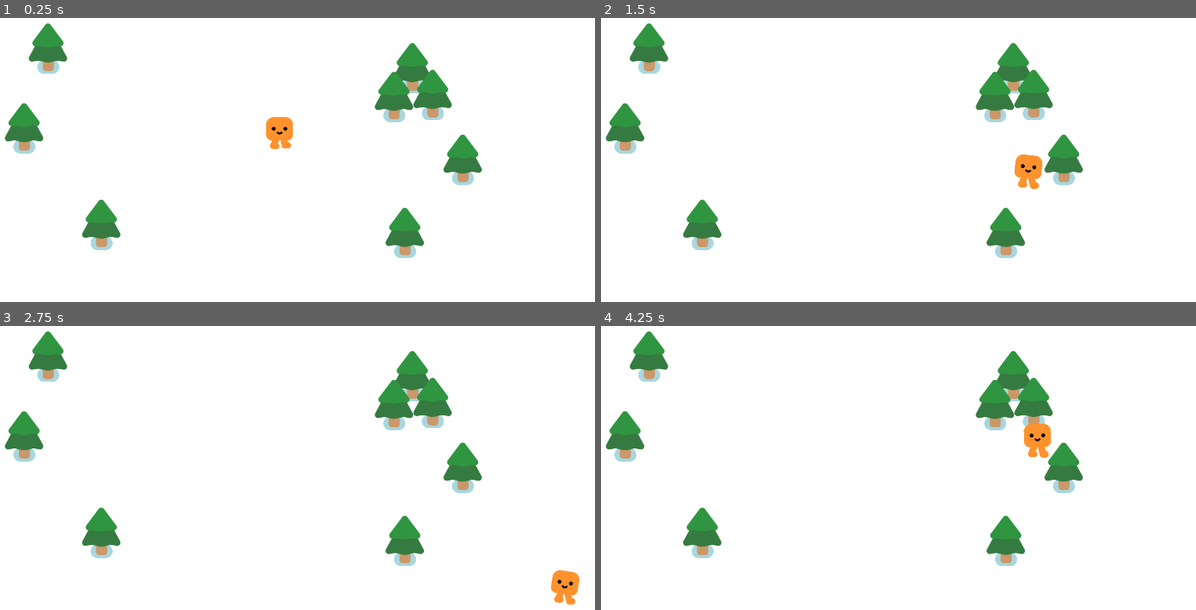
Above: before the commit, frames 1-4 (two rows, left to right).
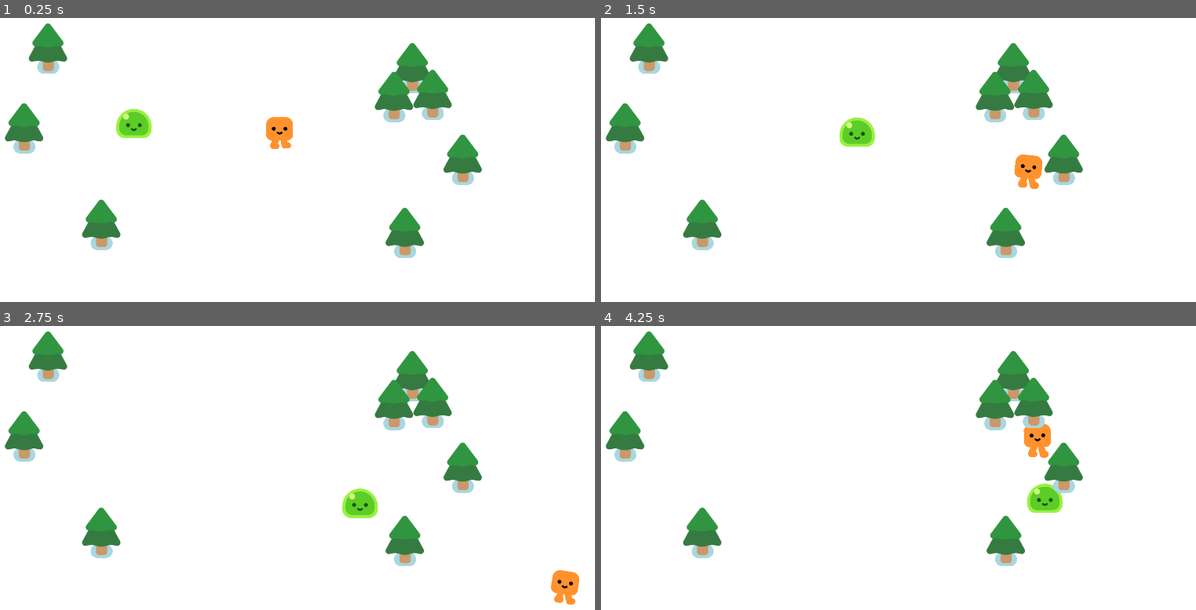
Above: after the commit, the same moments.

Repository: zzhouj/first_2d_game_from_zero
Game: Godot game, scene res://game.tscn
Same seed, same stepped clock (60 frames per second), same inputs: the game is played once before the commit and once after it.
Inputs:
- Up to frame 1 (0.25 s): no input
- Up to frame 2 (1.5 s): hold D (move_right) 0.53-1.28 s; hold S (move_down) from 1.28 s (still down)
- Up to frame 3 (2.75 s): release S (move_down) at 2.03 s; hold D (move_right) from 2.03 s (still down)
- Up to frame 4 (4.25 s): release D (move_right) at 2.78 s; hold W (move_up) 2.78-3.53 s; hold A (move_left) from 3.53 s (still down)

The runs differ from the first frame. In frame 1, 0.5% of the frame differs, in the area x 19-26%, y 32-43%; in frame 2, 0.5%; in frame 3, 0.5%; in frame 4, 0.6%, in the area x 71-78%, y 34-67%.

Commit message:
mob scene

Diff:
--- a/game.tscn
+++ b/game.tscn
@@ -1,7 +1,8 @@
-[gd_scene load_steps=3 format=3 uid="uid://s0adaj3hrukv"]
+[gd_scene load_steps=4 format=3 uid="uid://s0adaj3hrukv"]
 
 [ext_resource type="PackedScene" uid="uid://bclbvqx4dmqmc" path="res://player.tscn" id="1_80nbo"]
 [ext_resource type="PackedScene" uid="uid://cqwa6l0sbs2fp" path="res://pine_tree.tscn" id="2_e2o6t"]
+[ext_resource type="PackedScene" uid="uid://cij1lgfikfn55" path="res://mob.tscn" id="2_feb5d"]
 
 [node name="Game" type="Node2D"]
 y_sort_enabled = true
@@ -13,26 +14,31 @@
 [node name="Player" parent="." instance=ExtResource("1_80nbo")]
 position = Vector2(943, 562)
 
-[node name="PineTree" parent="." instance=ExtResource("2_e2o6t")]
+[node name="Mob" parent="." instance=ExtResource("2_feb5d")]
+position = Vector2(421, 521)
+
+[node name="PineTrees" type="Node" parent="."]
+
+[node name="PineTree" parent="PineTrees" instance=ExtResource("2_e2o6t")]
 position = Vector2(234, 318)
 
-[node name="PineTree2" parent="." instance=ExtResource("2_e2o6t")]
+[node name="PineTree2" parent="PineTrees" instance=ExtResource("2_e2o6t")]
 position = Vector2(161, 562)
 
-[node name="PineTree3" parent="." instance=ExtResource("2_e2o6t")]
+[node name="PineTree3" parent="PineTrees" instance=ExtResource("2_e2o6t")]
 position = Vector2(397, 857)
 
-[node name="PineTree4" parent="." instance=ExtResource("2_e2o6t")]
+[node name="PineTree4" parent="PineTrees" instance=ExtResource("2_e2o6t")]
 position = Vector2(1325, 882)
 
-[node name="PineTree5" parent="." instance=ExtResource("2_e2o6t")]
+[node name="PineTree5" parent="PineTrees" instance=ExtResource("2_e2o6t")]
 position = Vector2(1502, 658)
 
-[node name="PineTree6" parent="." instance=ExtResource("2_e2o6t")]
+[node name="PineTree6" parent="PineTrees" instance=ExtResource("2_e2o6t")]
 position = Vector2(1348, 378)
 
-[node name="PineTree7" parent="." instance=ExtResource("2_e2o6t")]
+[node name="PineTree7" parent="PineTrees" instance=ExtResource("2_e2o6t")]
 position = Vector2(1410, 460)
 
-[node name="PineTree8" parent="." instance=ExtResource("2_e2o6t")]
+[node name="PineTree8" parent="PineTrees" instance=ExtResource("2_e2o6t")]
 position = Vector2(1292, 466)
--- /dev/null
+++ b/mob.gd
@@ -0,0 +1,9 @@
+extends CharacterBody2D
+
+
+@onready var player = get_node("/root/Game/Player")
+
+func _physics_process(delta: float) -> void:
+	var direction = global_position.direction_to(player.global_position)
+	velocity = direction * 300
+	move_and_slide()
--- /dev/null
+++ b/mob.tscn
@@ -0,0 +1,17 @@
+[gd_scene load_steps=4 format=3 uid="uid://cij1lgfikfn55"]
+
+[ext_resource type="PackedScene" uid="uid://ogik4s70pgwl" path="res://characters/slime/slime.tscn" id="1_dy6sc"]
+[ext_resource type="Script" uid="uid://d2js62dem0j3v" path="res://mob.gd" id="1_nokgg"]
+
+[sub_resource type="CircleShape2D" id="CircleShape2D_nokgg"]
+radius = 54.037
+
+[node name="Mob" type="CharacterBody2D"]
+platform_floor_layers = 4294901760
+script = ExtResource("1_nokgg")
+
+[node name="Slime" parent="." instance=ExtResource("1_dy6sc")]
+
+[node name="CollisionShape2D" type="CollisionShape2D" parent="."]
+position = Vector2(0, -28)
+shape = SubResource("CircleShape2D_nokgg")
--- a/player.tscn
+++ b/player.tscn
@@ -7,6 +7,7 @@
 radius = 30.0
 
 [node name="Player" type="CharacterBody2D"]
+platform_floor_layers = 4294901760
 script = ExtResource("1_onrkg")
 
 [node name="HappyBoo" parent="." instance=ExtResource("1_4flbx")]
Not shown, added: mob.gd.uid
